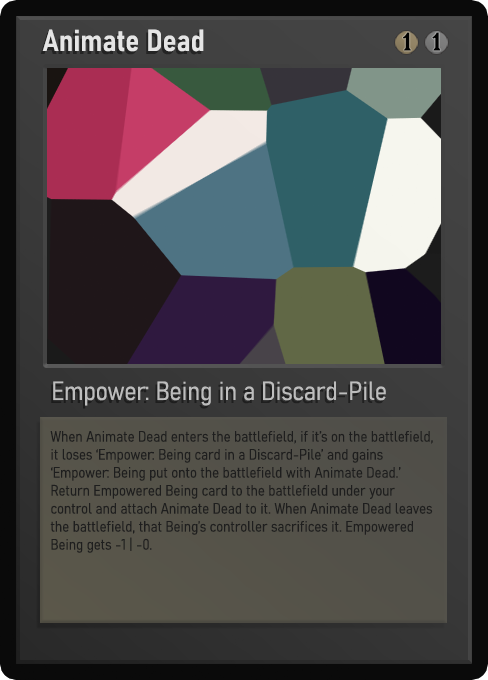
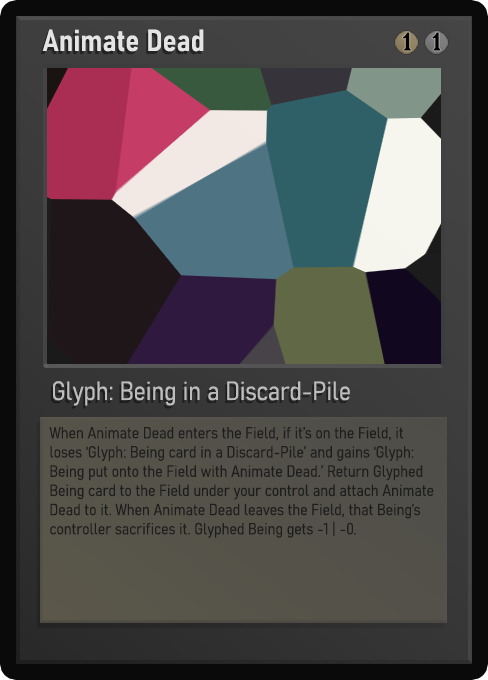
Comparing the layer stacks of the two 488 x 680 images. Changes:
painted on "Class" over [53, 381, 386, 406]
renamed "Desc_smaller" to "Desc_small", hid it, moved it above "Desc_smaller", painted on it over [49, 427, 433, 553]
renamed "Desc_small" to "Desc_smaller", showed it, painted on it over [49, 427, 434, 553]
